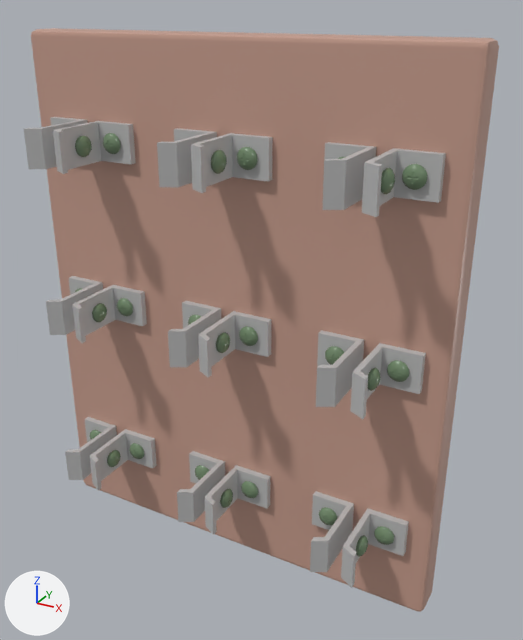
Renders of the FBX model RAW/AssetsRosa/SM_LeverBase_01.fbx from each side of a commit.
Camera for both pictures: a 50 mm camera at (0.629, -1.072, 0.537) aimed at (0.064, -0.044, 0.023). Lighting does not change. The marker at lower left points along +X, +Y and +Z. The first picture is the older version. Where no turn or scale is listed for an object, it has been applied to the vertices. Vertices at exactly the same position are counted once.
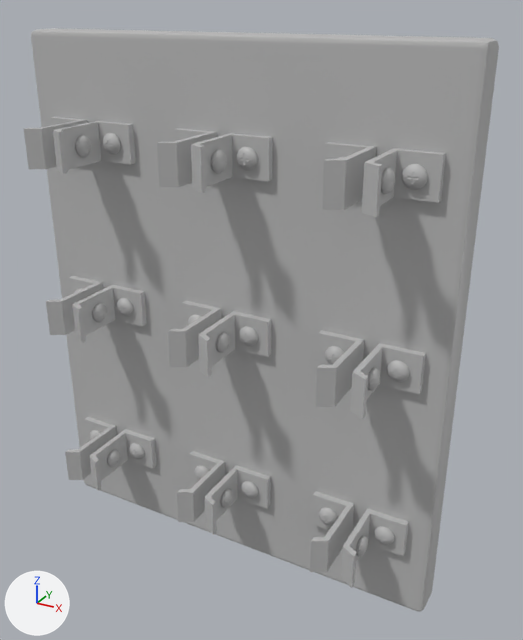
Location of each change, (x1, y1, x2, y2) in pixels of the pictures (523 x 640 px):
'pCube362', recoloured (beige to grey): (31, 28, 499, 612) in both
part 1 of me_mesh, recoloured: (75, 133, 427, 557) in both

The change in detail:
me_mesh has 4320 vertices, 3852 faces and spans x -0.362..0.362, y -0.062..0.08, z -0.352..0.352.
me_mesh is used by ob_pcube368; location (0.0, -0.12, -0.009).
me_mesh part 1: all 3492 faces that had it switch from mat_standardsurface2 (greyish green #738b6c) to mat_lambert1 (grey #bcbcbc).
me_mesh_001 has 40 vertices, 33 faces and spans x -0.405..0.405, y -0.028..0.028, z -0.492..0.492.
me_mesh_001 no longer uses material mat_humanbody_standardsurface2 (beige #c79d8d).
me_mesh_001 gains material mat_lambert1 (grey #bcbcbc).
